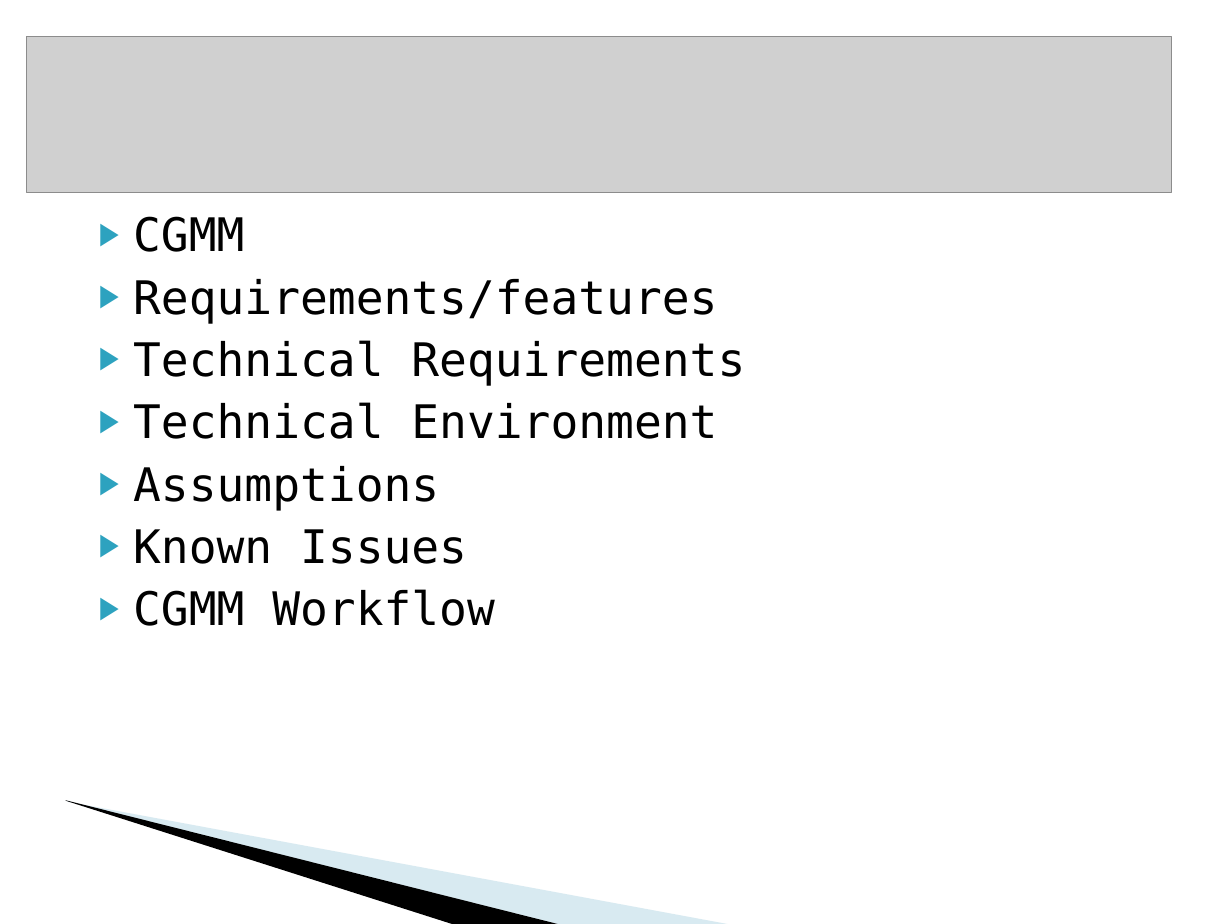
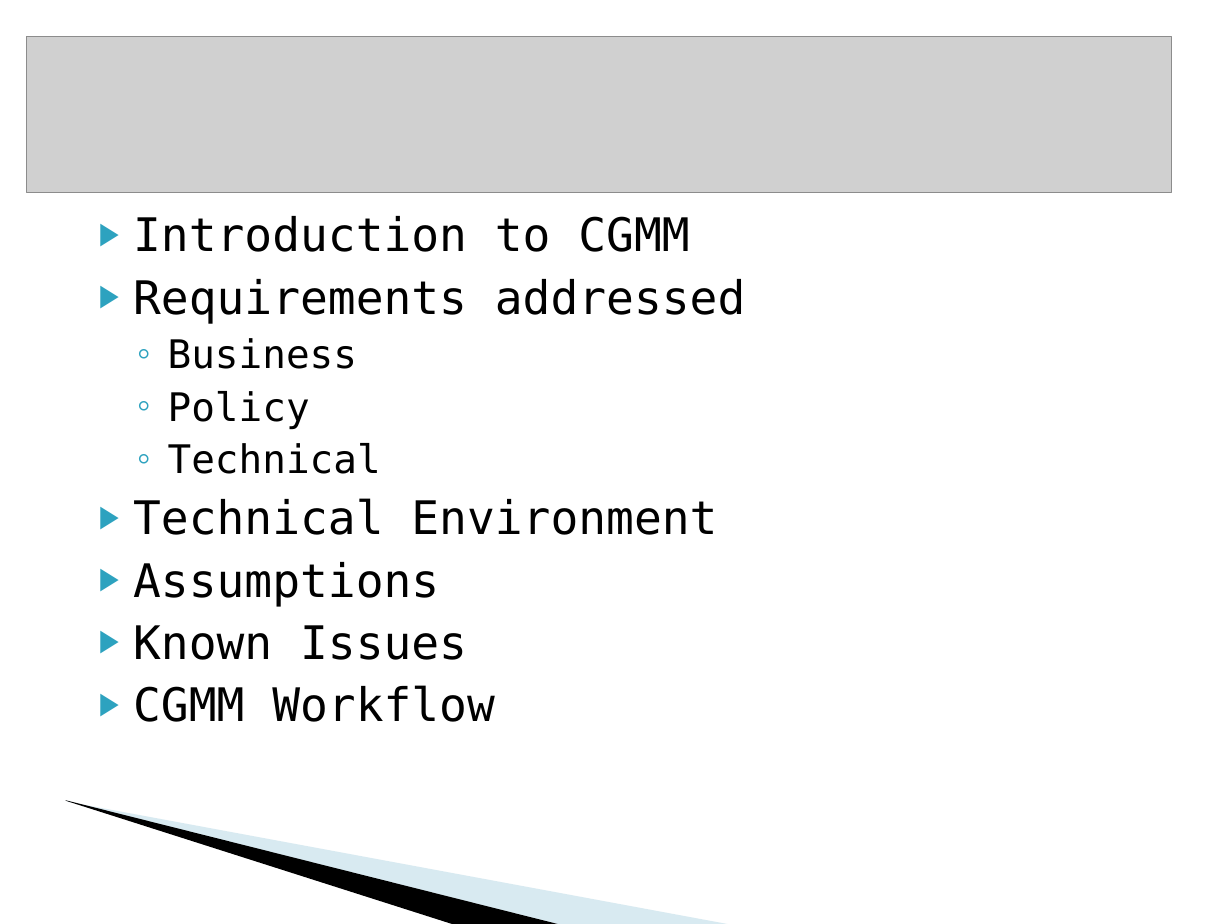
Before and after one commit to CBIIT/common-security-module-docs, a slide deck: slide 2 of CSM v4.1/Development/Design/CSM GAARDS Migration Module Presentation caGrid Users List 10-18-2008.ppt. Drawn at 1232x924 pixels with LibreOffice and Linux fonts; fonts in the diff are those of the drawing; grey boxes stand for pictures; background and template pictures are left out. Boxes give left, top, right and bottom in pixels: in the first picture for what was removed or moved away, otherwise in the second. Text is boxed around its words. In the diff, an @@ line names an element or a change of style, - is before the commit and + after.

```diff
--- a/CSM v4.1/Development/Design/CSM GAARDS Migration Module Presentation caGrid Users List 10-18-2008.ppt
+++ b/CSM v4.1/Development/Design/CSM GAARDS Migration Module Presentation caGrid Users List 10-18-2008.ppt
@@ text at (133,216,745,474): text changed @@
-▶ CGMM
-▶ Requirements/features
-▶ Technical Requirements
+▶ Introduction to CGMM
+▶ Requirements addressed
+  ◦ Business
+  ◦ Policy
+  ◦ Technical
```
Also in this commit, not shown: 5 other slides changed, 4 slides added, 1 slide removed.
